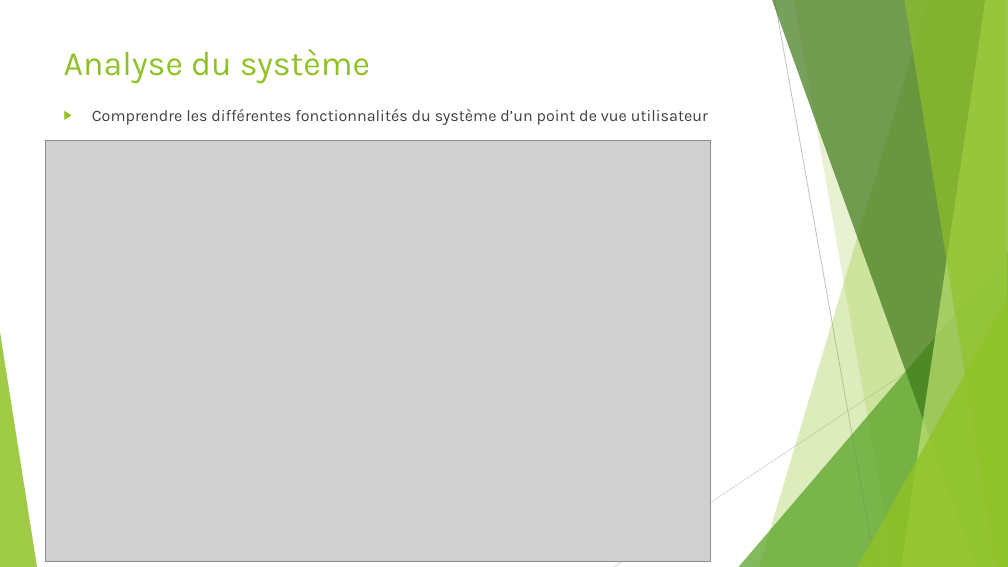
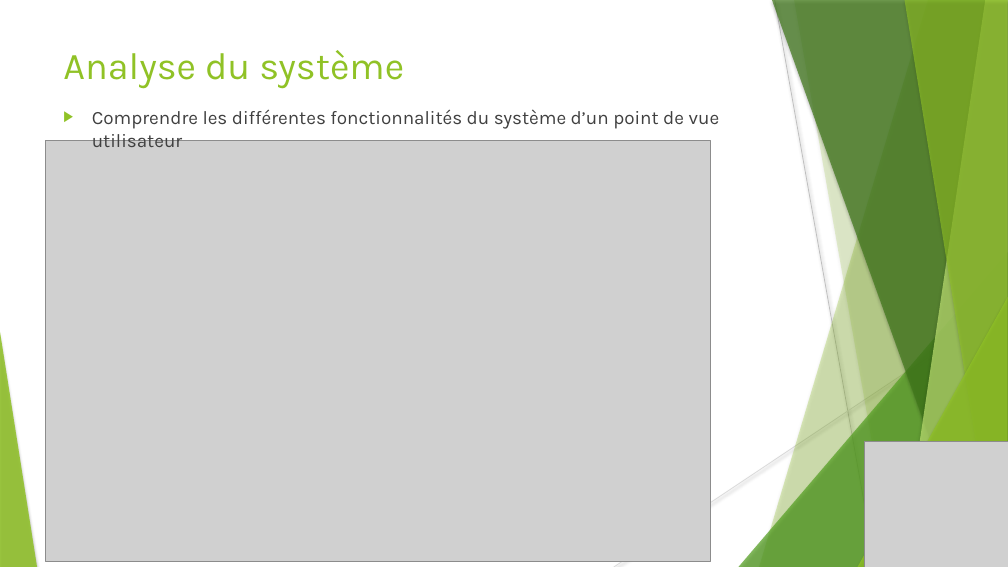
Before and after one commit to hugo-gclvs/Chrono-Luge, a slide deck: slide 7 of 4-Rapports/Projet technique revue 2 Clément.pptx. Drawn at 1008x567 pixels with LibreOffice and Linux fonts; fonts in the diff are those of the drawing; grey boxes stand for pictures. Boxes give left, top, right and bottom in pixels: in the first picture for what was removed or moved away, otherwise in the second. Text is boxed around its words. In the diff, an @@ line names an element or a change of style, - is before the commit and + after.

```diff
--- a/4-Rapports/Projet technique revue 2 Clément.pptx
+++ b/4-Rapports/Projet technique revue 2 Clément.pptx
@@ line (775, 0) - (876, 567): stroke #BFBFBF 0.75 pt to #BFBFBF 0.74 pt @@
@@ freeform shape at (x1=794, y1=0, x2=1008, y2=567): shadow on; outline redrawn @@
@@ text "Analyse du système" at (x1=63, y1=50, x2=404, y2=88): size 32.4 to 36 pt @@
@@ text "Comprendre les différentes fonctionnalités du ..." at (x1=92, y1=109, x2=720, y2=147): size 15.3 to 18 pt; indent changed @@
@@ shadow on in 6 elements at (x1=759, y1=0, x2=1008, y2=567), (x1=739, y1=252, x2=1008, y2=567), (x1=772, y1=0, x2=1008, y2=567), (x1=901, y1=0, x2=1008, y2=567), (x1=904, y1=0, x2=1008, y2=567), (x1=858, y1=297, x2=1008, y2=567) @@
@@ line (1008, 305) - (614, 567): stroke #D9D9D9 0.75 pt to #D9D9D9 0.74 pt @@
@@ picture added at (x1=865, y1=442, x2=1008, y2=567) @@
```
Also in this commit, not shown: 10 other slides changed, 2 slides added.
